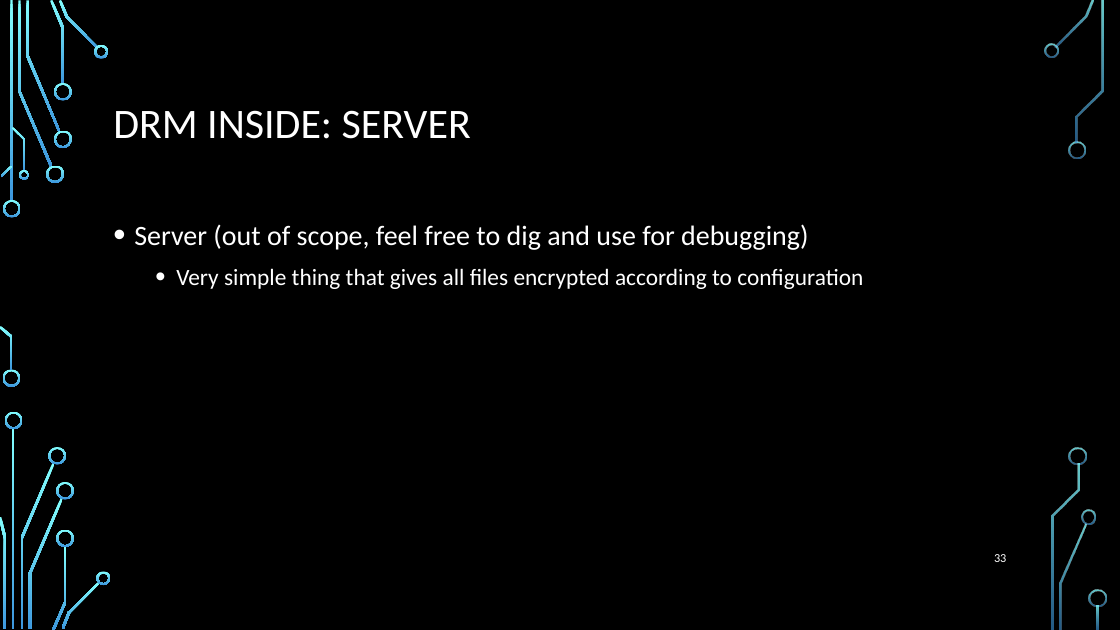
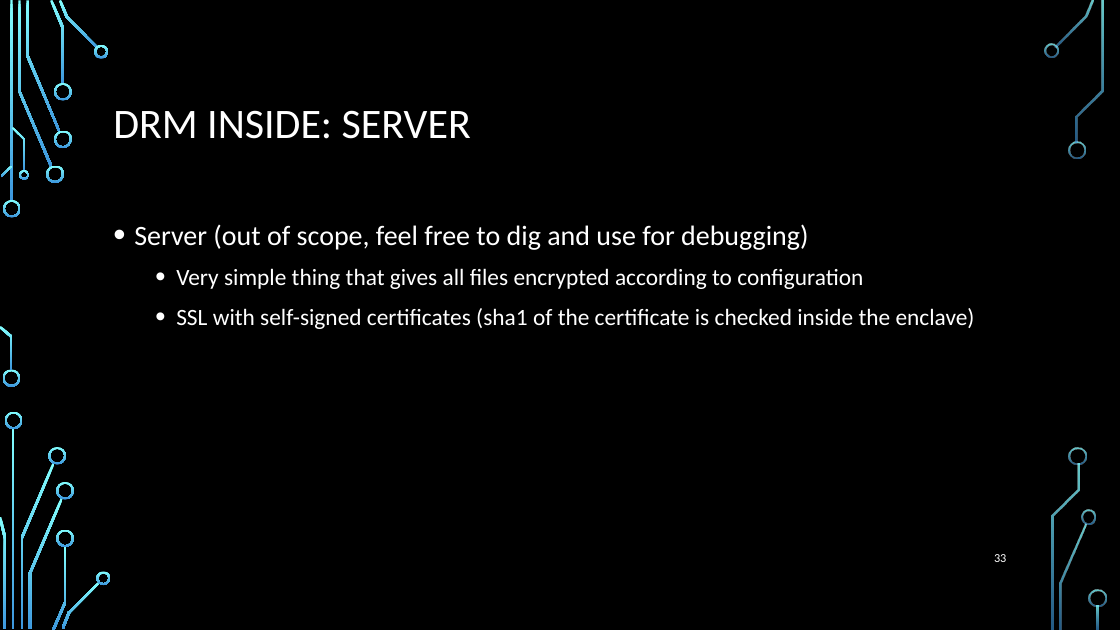
Before and after one commit to wireshrink/RECONMTL-2017, a slide deck: slide 33 of docs/SGX Enclave Programming - Common Mistakes.pptx. Drawn at 1120x630 pixels with LibreOffice and Linux fonts; fonts in the diff are those of the drawing; background and template pictures are left out. Boxes give left, top, right and bottom in pixels: in the first picture for what was removed or moved away, otherwise in the second. Text is boxed around its words. In the diff, an @@ line names an element or a change of style, - is before the commit and + after.

```diff
--- a/docs/SGX Enclave Programming - Common Mistakes.pptx
+++ b/docs/SGX Enclave Programming - Common Mistakes.pptx
@@ text at box(176, 308, 975, 329): paragraph added @@
+  • SSL with self-signed certificates (sha1 of the certificate is checked inside the enclave)
```
Also in this commit, not shown: 6 other slides changed, 1 slide added, 25 other files.
